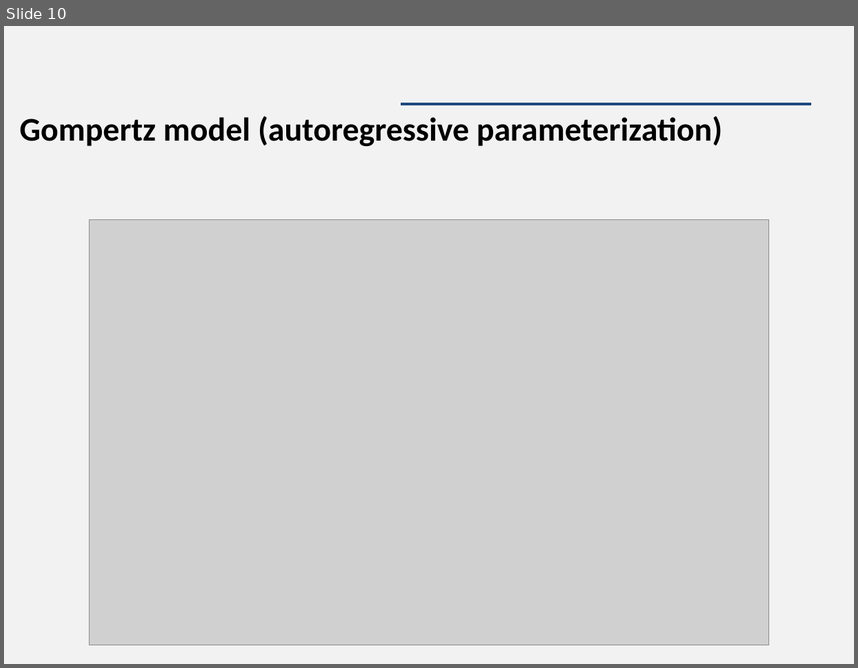
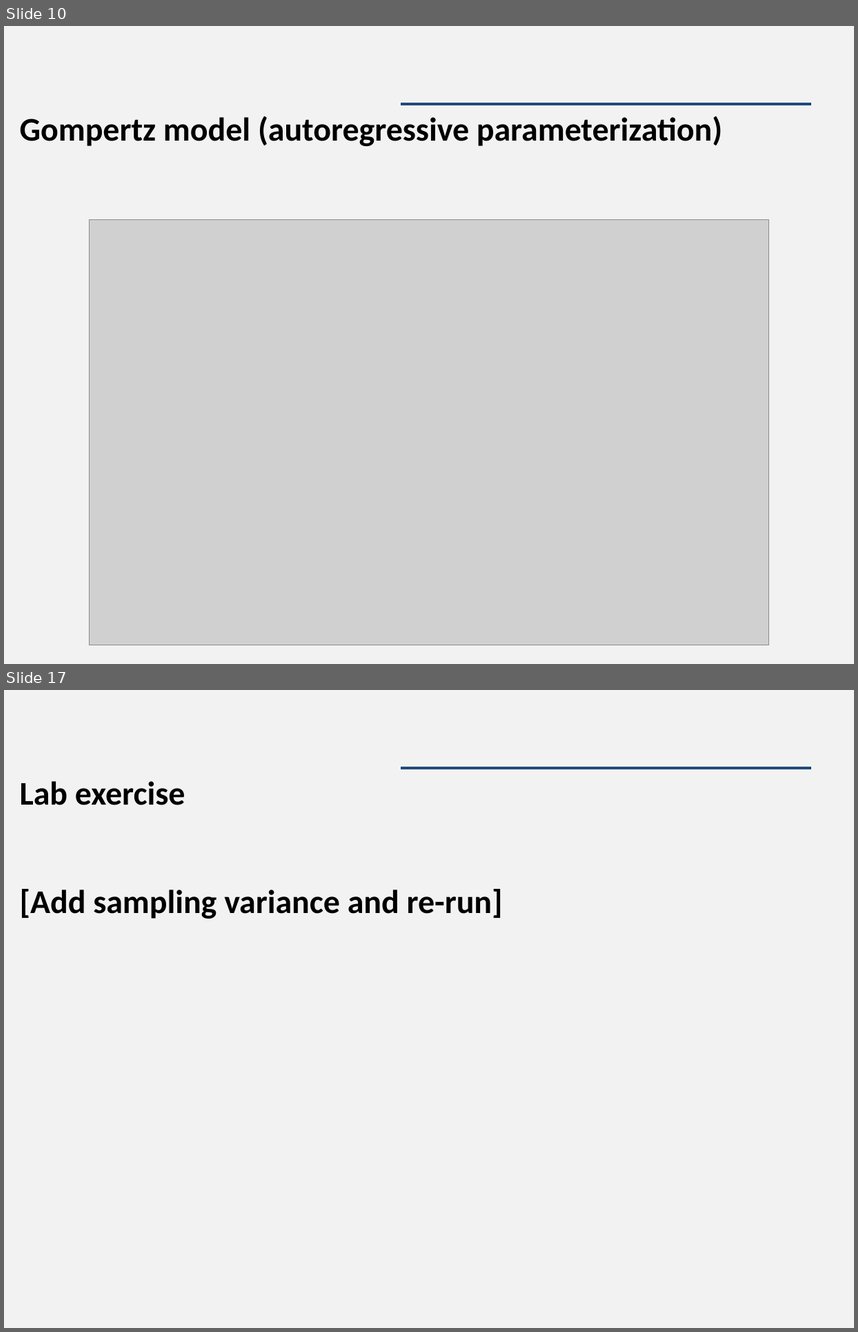
Before and after one commit to James-Thorson/2018_FSH556, a slide deck: Week 3 -- Temporal Models/Lab/Lab 3 -- Gompertz model.pptx. Shown one above the other, each under a label of ours: slide 10 before the commit, slides 10 and 17 after it; the slides between them are not shown. The pictures are 858x668 and 858x1332 pixels, drawn with LibreOffice and Linux fonts; fonts in the diff are those of the drawing; grey boxes stand for pictures. Boxes give left, top, right and bottom in pixels: in the first picture for what was removed or moved away, otherwise in the second. Text is boxed around its words. In the diff, an @@ line names an element or a change of style, - is before the commit and + after.

Commit message:
Modified Week 3 lab...
... but didn't add exercise code yet

```diff
--- a/Week 3 -- Temporal Models/Lab/Lab 3 -- Gompertz model.pptx
+++ b/Week 3 -- Temporal Models/Lab/Lab 3 -- Gompertz model.pptx
@@ slide 17 added at [4,690,854,1328], background #F2F2F2; not listed: 1 template element that a slide beside it also shows @@
@@ text added at [20,781,503,918], 28 pt, text #000000, bold @@
+Lab exercise
+[Add sampling variance and re-run]
```
Also in this commit, not shown: 1 slide changed, 7 other slides added, 10 other files.
